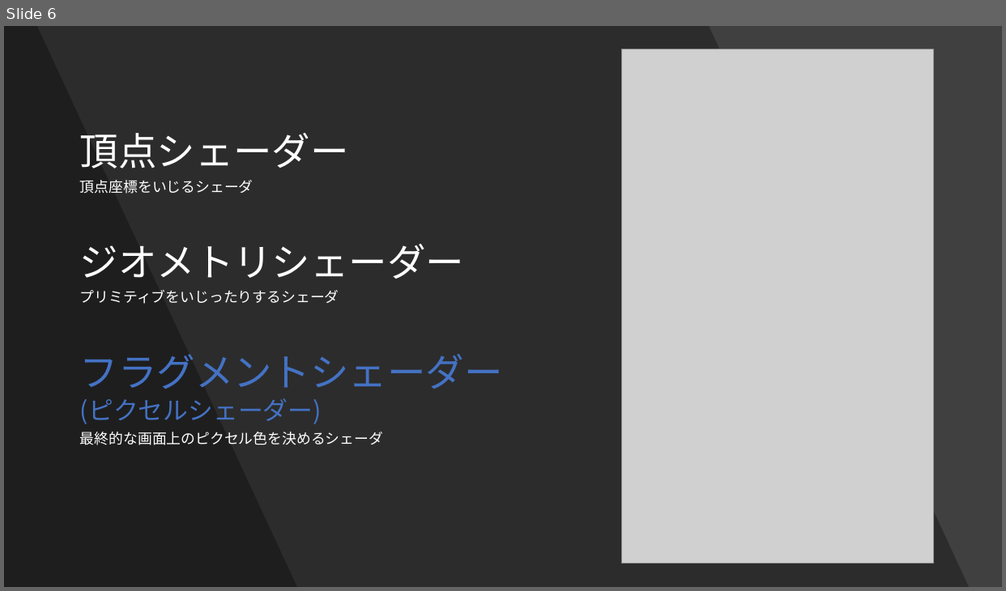
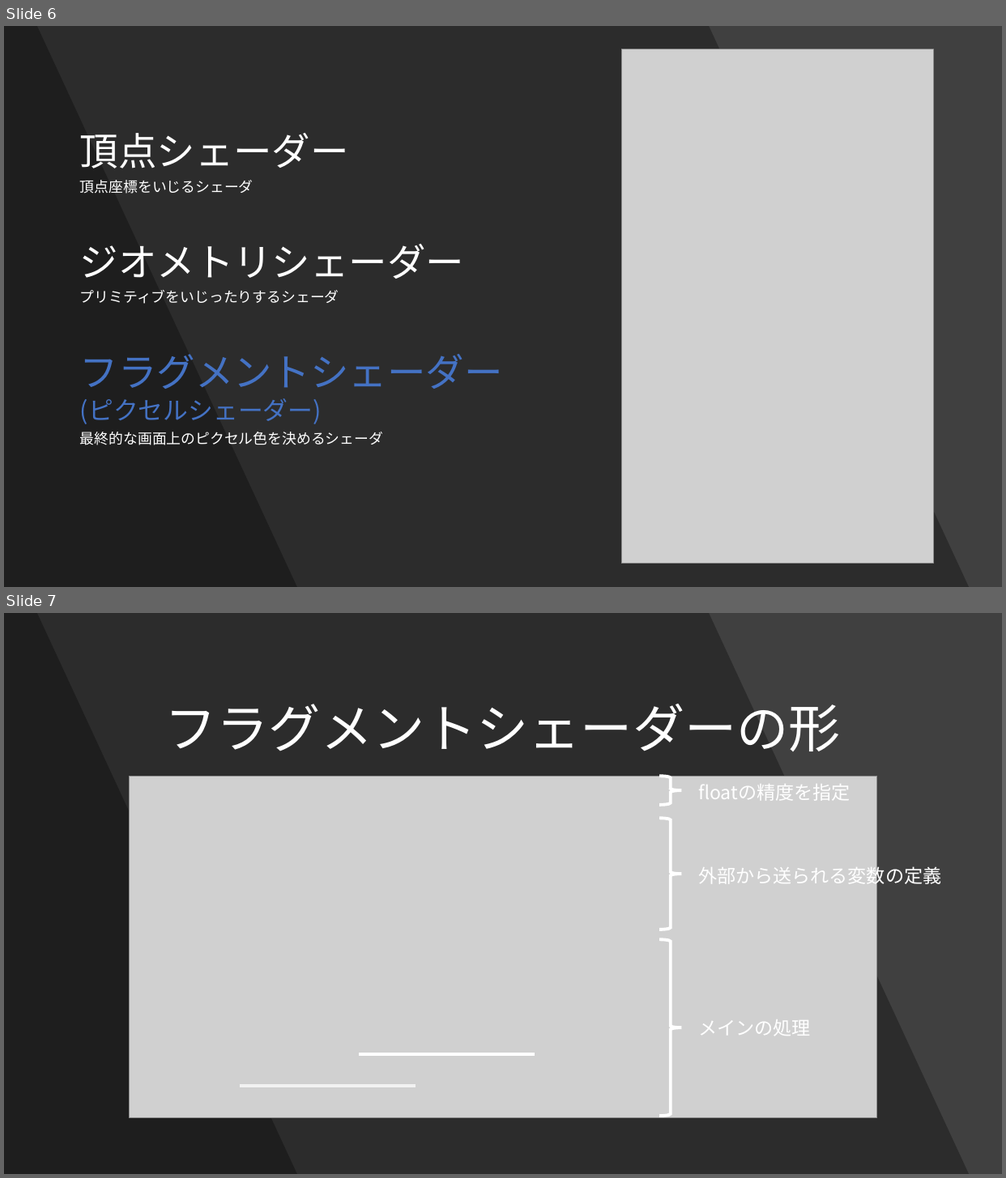
Before and after one commit to Forenard/TsubuyakiGLSL, a slide deck: つぶやきGLSLとは.pptx. Shown one above the other, each under a label of ours: slide 6 before the commit, slides 6 and 7 after it. The pictures are 1006x591 and 1006x1178 pixels, drawn with LibreOffice and Linux fonts; fonts in the diff are those of the drawing; grey boxes stand for pictures. Boxes give left, top, right and bottom in pixels: in the first picture for what was removed or moved away, otherwise in the second. Text is boxed around its words. In the diff, an @@ line names an element or a change of style, - is before the commit and + after.

```diff
--- a/つぶやきGLSLとは.pptx
+++ b/つぶやきGLSLとは.pptx
@@ slide 7 added at (4,613,1002,1174), background #404040 @@
@@ freeform shape added at (4,613,969,1174), fill #000000 at 30% opacity @@
@@ freeform shape added at (4,613,297,1174), fill #000000 at 30% opacity @@
@@ text added at (165,704,841,752), 50 pt, text #FFFFFF @@
+フラグメントシェーダーの形
@@ picture added at (129,776,877,1118) @@
@@ right brace added at (660,776,681,806), outline #FFFFFF 3 pt @@
@@ text added at (698,784,850,800), 18 pt, text #FFFFFF @@
+floatの精度を指定
@@ right brace added at (660,818,681,930), outline #FFFFFF 3 pt @@
@@ text added at (698,863,941,887), 18 pt, text #FFFFFF @@
+外部から送られる変数の定義
@@ right brace added at (660,939,681,1116), outline #FFFFFF 3 pt @@
@@ text added at (698,1020,811,1036), 18 pt, text #FFFFFF @@
+メインの処理
@@ line added from (359, 1054) to (535, 1054), #FFFFFF 3 pt @@
@@ line added from (240, 1086) to (415, 1086), #F2F2F2 3 pt @@
```
Also in this commit, not shown: 3 slides changed, 13 other slides added.
